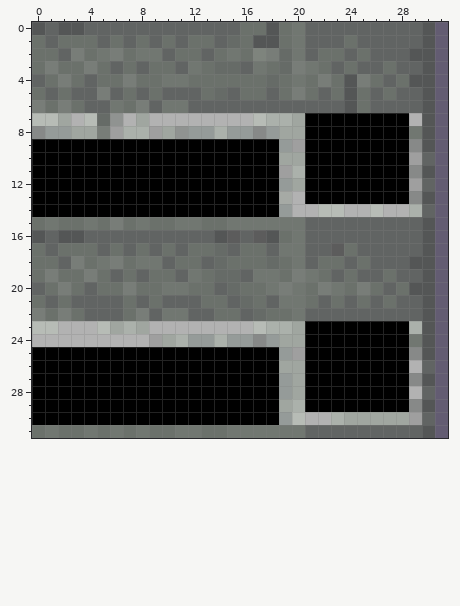
File history of a pixel-art sprite, images/tiles/stair_right_black.png. The first picture shows the starting point.
The file is 32x32 pixels. Colours within 5 levels of each other are drawn and written as one.
Once edited:
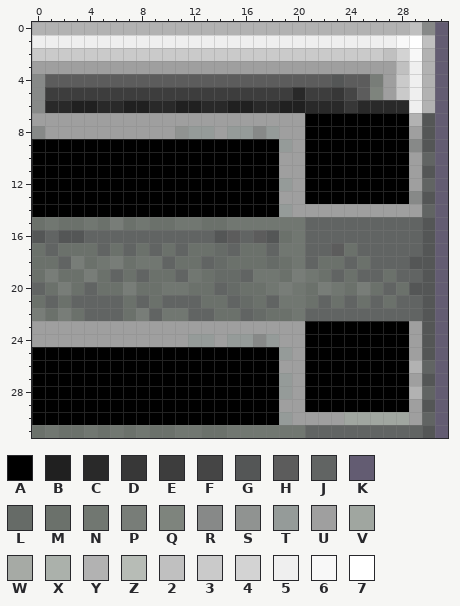
Palette (. is transparent): A #000000  B #202020  C #292929  D #373737  E #3d3d3d  F #454545  G #545656  H #5c5c5c  J #616463  K #635c72  L #666b67  M #6b716b  N #717771  P #787d78  Q #7e847d  R #878988  S #909391  T #959b99  U #9f9f9f  V #a0a6a0  W #a6aaa5  X #abb1ab  Y #b2b2b2  Z #b7bcb6  2 #c0c0c0  3 #cacaca  4 #d3d3d3  5 #efefef  6 #f8f8f8  7 #ffffff
Changes in this commit:
@@ x 0..31 @@
- 0 GJGGJJJJJJJJJJJJMMGMNJJJJJJJJJGK
- 1 MJMMMJMJMJMJMMJLMGGMNJJJMJJJJJGK
- 2 MMJPMNPMNNJMMJMNMQPLNJMMJMJJJGGK
- 3 MPMMPMJMJMMJNMLLJNMLPNMJMJJMJJGK
- 4 JMPMJMMPMMNNMMMMMMLMNMPMGPMJMGGK
- 5 MJMJJPJMJMJJJMLJMMJMPMJMGMJMJJGK
- 6 PMPMJJNMPJNNJJJJJJJJJJJJGMJJJJGK
- 7 ZZVYZLSYVYYYYYYYYZXXVAAAAAAAAYGK
- 8 RTTVVPUXXUVSTTXTTRTVVAAAAAAAANGK
+ 0 YYYYYYYYYYYYYYYYYYYYYYYYYYYYY2RK
+ 1 5555555555555555555555555555672K
+ 2 333333333333333333333333333246YK
+ 3 UUUUUUUUUUUUUUUUUUUUUUUUUUUU25YK
+ 4 RHHHHHHHHHHHHHHHHHHHHHHGHHPU35YK
+ 5 REEEEEEEEEEEEEEEEEEECEEDFHQU35YK
+ 6 RCCBBCCBBCCBBCCBBCCBBCCCDCCCC5YK
+ 7 UUUUUUUUUUUUUUUUUUUUUAAAAAAAAYGK
+ 8 RUUUUUUUUUUSTTUTTRTUUAAAAAAAAUGK
  9 AAAAAAAAAAAAAAAAAAATUAAAAAAAARGK
-10 AAAAAAAAAAAAAAAAAAAVVAAAAAAAAUJK
-11 AAAAAAAAAAAAAAAAAAAUXAAAAAAAARGK
-12 AAAAAAAAAAAAAAAAAAATVAAAAAAAAUJK
-13 AAAAAAAAAAAAAAAAAAAWYAAAAAAAARGK
-14 AAAAAAAAAAAAAAAAAAATYYZZYYZYYXJK
+10 AAAAAAAAAAAAAAAAAAAUUAAAAAAAAUJK
+11 AAAAAAAAAAAAAAAAAAAUUAAAAAAAAUGK
+12 AAAAAAAAAAAAAAAAAAATUAAAAAAAAUJK
+13 AAAAAAAAAAAAAAAAAAAUUAAAAAAAARGK
+14 AAAAAAAAAAAAAAAAAAATUUUUUUUUUUJK
 15 MNMMNMPMNMMNNMMNNNNNNJJJJJJJJJGK
@@ x 0..31 @@
 22 PMPMJJJMPJNNJJMMJLMMNJJJJJJJJJGK
-23 ZZYYYZVXVYYYYYYYYZXXVAAAAAAAAXGK
-24 YYYYYYYYYUVXTTXTTRTVVAAAAAAAANGK
-25 AAAAAAAAAAAAAAAAAAATUAAAAAAAARGK
-26 AAAAAAAAAAAAAAAAAAAVVAAAAAAAAYJK
-27 AAAAAAAAAAAAAAAAAAATVAAAAAAAARGK
-28 AAAAAAAAAAAAAAAAAAATVAAAAAAAAYJK
-29 AAAAAAAAAAAAAAAAAAAVXAAAAAAAARGK
-30 AAAAAAAAAAAAAAAAAAATZYYXVVVVVUJK
+23 UUUUUUUUUUUUUUUUUUUUUAAAAAAAAUGK
+24 UUUUUUUUUUUUTTUTTRTUUAAAAAAAAUGK
+25 AAAAAAAAAAAAAAAAAAATUAAAAAAAAUGK
+26 AAAAAAAAAAAAAAAAAAAUUAAAAAAAAYJK
+27 AAAAAAAAAAAAAAAAAAATUAAAAAAAAUGK
+28 AAAAAAAAAAAAAAAAAAATUAAAAAAAAYJK
+29 AAAAAAAAAAAAAAAAAAAUUAAAAAAAAUGK
+30 AAAAAAAAAAAAAAAAAAATUUUUVVVVVUJK
 31 MNMMNMNMNMMNNMMNNNNNNJJJJJJJJJGK
Where, in picture pixels (left, top, right, bottom), the same in both pictures:
changed: (32, 22, 435, 217)
changed: (32, 321, 344, 425)
changed: (409, 321, 422, 412)
